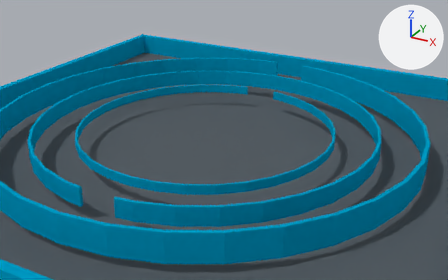
One commit to the Blender file Assets/Models/Level4.blend: the scene before it, then after it.
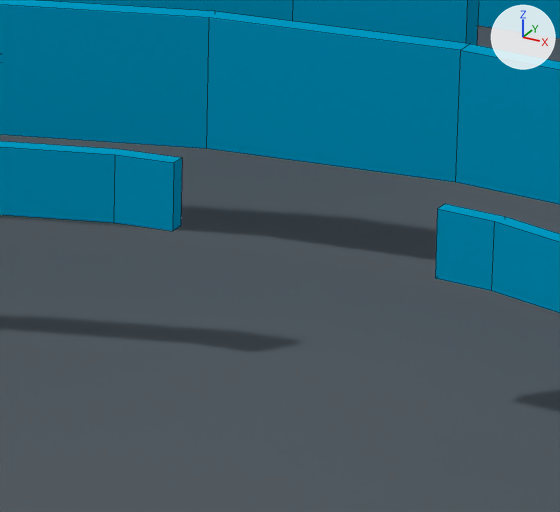
Each version appears first from a camera (50 mm lens) standing at (68.6, -116.0, 62.3) and looking at (-6.2, 20.0, -5.7), and next in a close-up on the part from 51% to 64% of the width and 25% to 44% of the height. Every picture has the same lights, and +X, +Y and +Z are marked at upper right. The close-ups show mesh edges as thin lines.
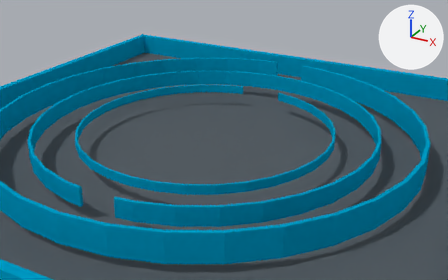
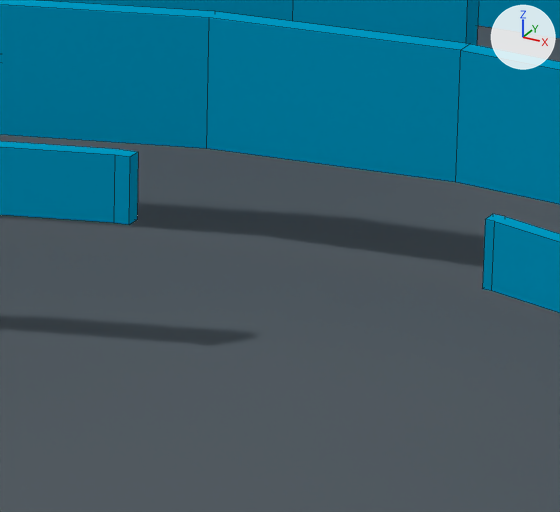
Location of each change, [x1, y1, x2, y2] in pixels of the close-ups (560 x 512 px; the box of a moved part takes in the faces that stretch with it):
part 1 of me_cylinder_004, moved or reshaped
    both: [0, 141, 560, 291]

The change in detail:
me_cylinder_004 has 132 vertices, 71 faces and spans x -1.0..1.0, y -1.0..0.99, z -1.0..1.0.
me_cylinder_004 is used by ob_cylinder_003; location (0.0, 0.0, 6.0); scale (30.0, 30.0, 1.0).
Before the commit, vertices of me_cylinder_004: 0 (0.13, 0.99, 1.0) at pixel (445, 203), 3 (0.13, 0.99, -1.0), 4 (0.13, 0.97, 1.0) at pixel (437, 208), 45 (0.13, 0.97, -1.0) at pixel (435, 278), 60 (-0.13, 0.99, 1.0) at pixel (182, 157).
Before the commit, vertices of me_cylinder_004: 91 (-0.13, 0.97, 1.0) at pixel (173, 162), 116 (-0.13, 0.99, -1.0) at pixel (180, 225), 131 (-0.13, 0.97, -1.0) at pixel (172, 231).
Part 1, on me_cylinder_004:
Vertices 60, 91, 116, 131 of me_cylinder_004 move by (-0.04, 0.0, 0.0).
Vertices 0, 3, 4, 45 of me_cylinder_004 move by (0.05, 0.0, 0.0).
